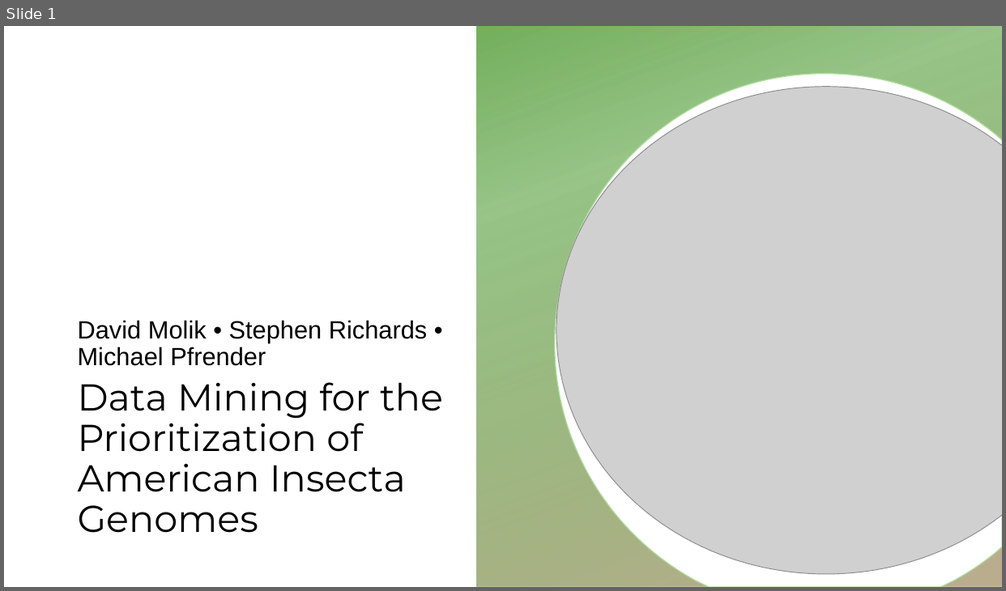
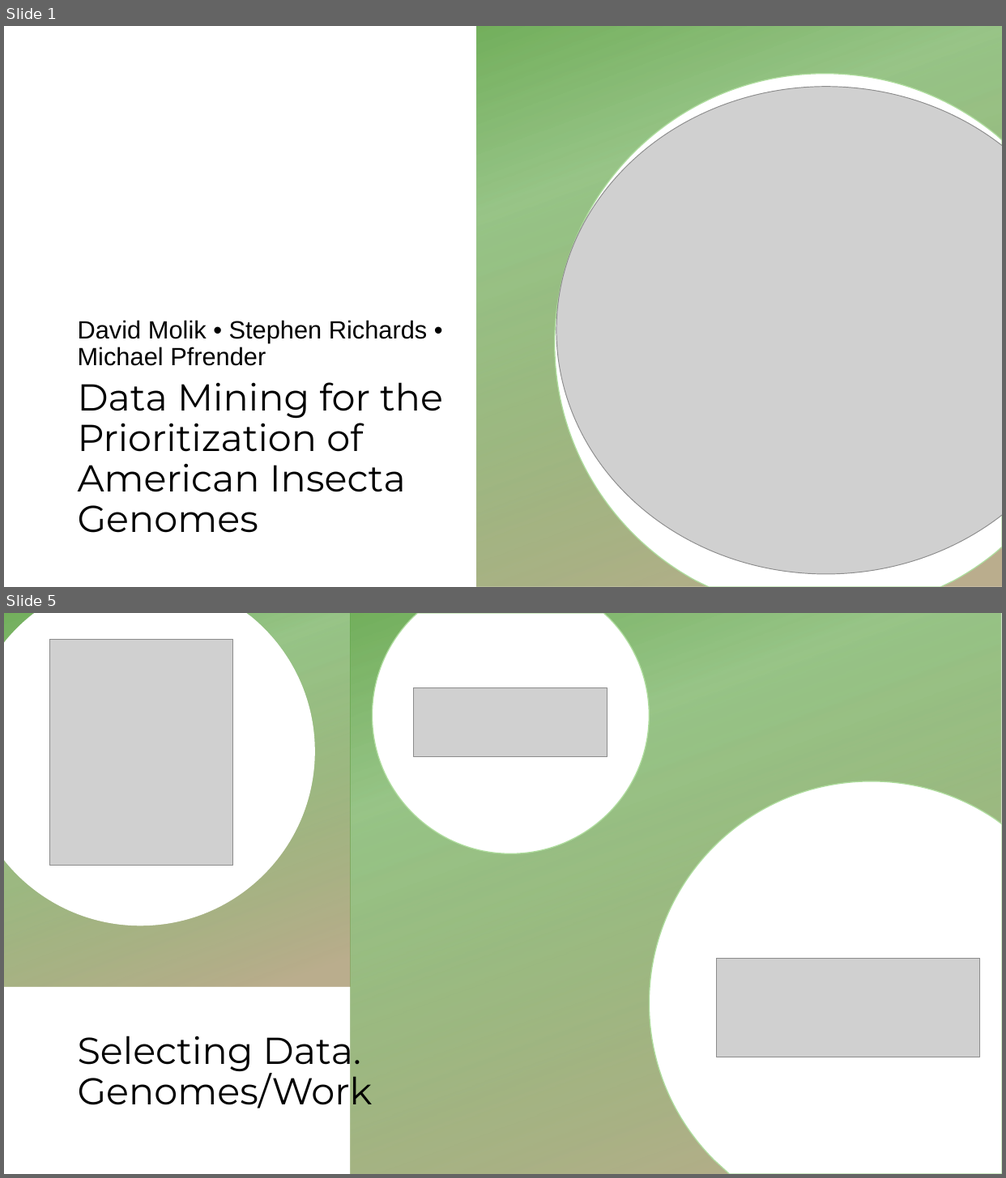
Before and after one commit to molikd/SearchPrioritize, a slide deck: Entomology_Outline.pptx. Shown one above the other, each under a label of ours: slide 1 before the commit, slides 1 and 5 after it; the slides between them are not shown. The pictures are 1006x591 and 1006x1178 pixels, drawn with LibreOffice and Linux fonts; fonts in the diff are those of the drawing; grey boxes stand for pictures; background and template pictures are left out. Boxes give left, top, right and bottom in pixels: in the first picture for what was removed or moved away, otherwise in the second. Text is boxed around its words. In the diff, an @@ line names an element or a change of style, - is before the commit and + after.

```diff
--- a/Entomology_Outline.pptx
+++ b/Entomology_Outline.pptx
@@ slide 5 added at bbox=[4, 613, 1002, 1174], background picture (left out) @@
@@ rectangle added at bbox=[4, 613, 351, 986], fill gradient #549E39 to #BAAD8D @@
@@ freeform shape added at bbox=[4, 613, 315, 926], fill #FFFFFF @@
@@ rectangle added at bbox=[351, 613, 1002, 1174], fill gradient #549E39 to #BAAD8D @@
@@ freeform shape added at bbox=[373, 613, 650, 854], fill #FFFFFF, outline #BAAD8D 1 pt @@
@@ picture added at bbox=[50, 639, 233, 865] @@
@@ picture added at bbox=[414, 688, 608, 756] @@
@@ freeform shape added at bbox=[650, 781, 1002, 1174], fill #FFFFFF, outline #BAAD8D 1 pt @@
@@ picture added at bbox=[717, 959, 980, 1058] @@
@@ text added at bbox=[78, 1028, 373, 1114], 36 pt, text #000000 @@
+Selecting Data. Genomes/Work
```
Also in this commit, not shown: 4 slides changed, 14 other slides added, 15 other files.
